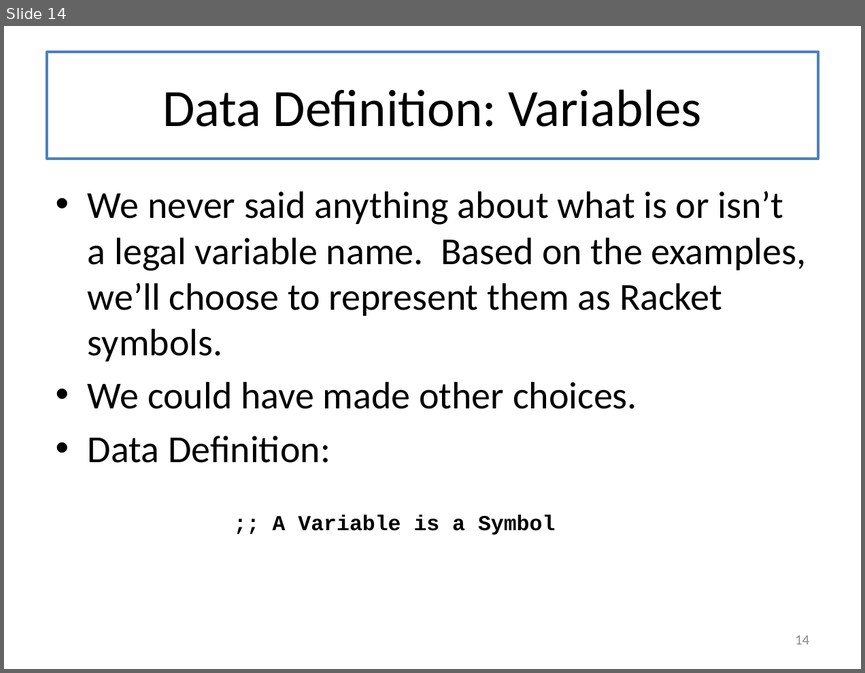
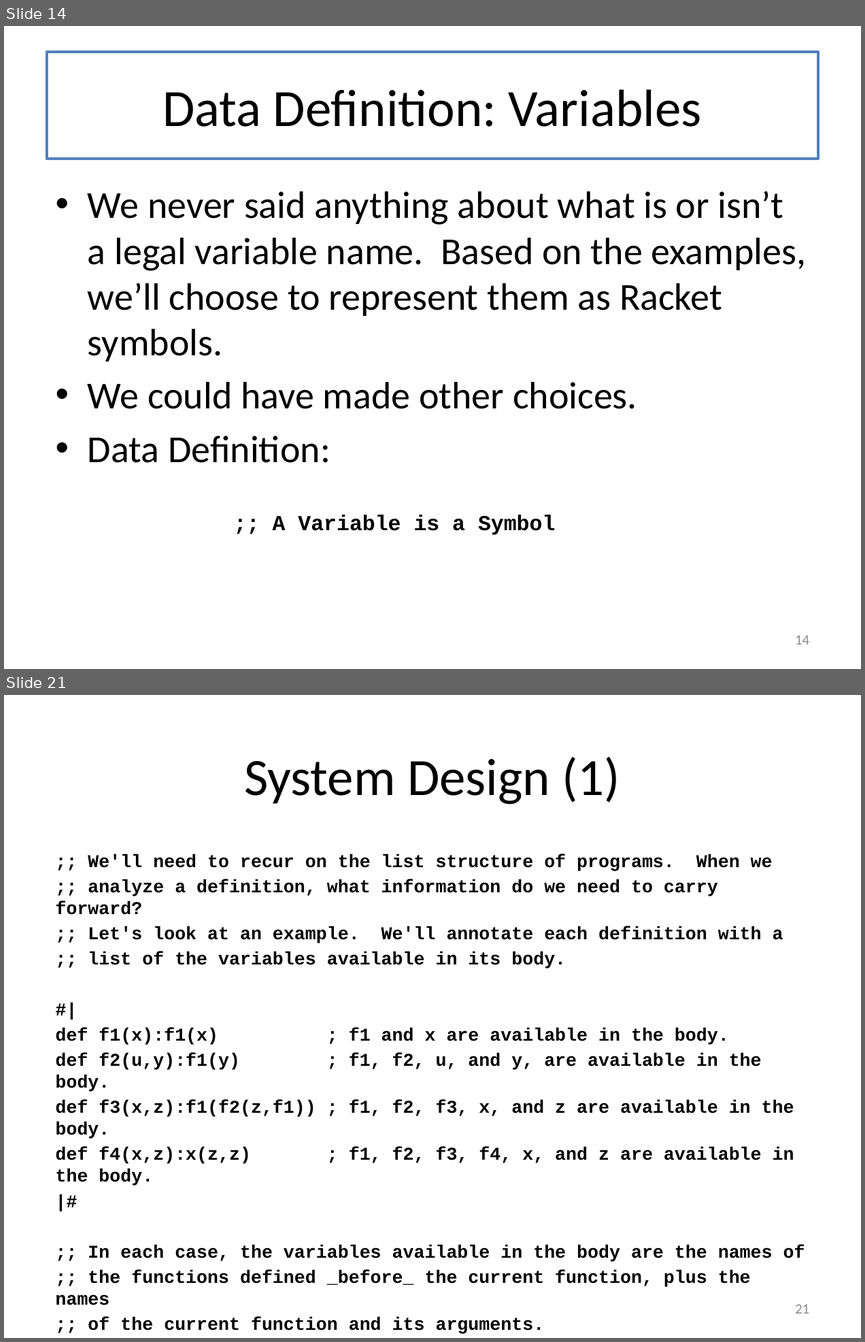
Before and after one commit to mwand/cs5010f16, a slide deck: Slides/Lesson 7.4 Case Study-- Undefined Variables.pptx. Shown one above the other, each under a label of ours: slide 14 before the commit, slides 14 and 21 after it; the slides between them are not shown. The pictures are 865x673 and 865x1342 pixels, drawn with LibreOffice and Linux fonts; fonts in the diff are those of the drawing. Boxes give left, top, right and bottom in pixels: in the first picture for what was removed or moved away, otherwise in the second. Text is boxed around its words. In the diff, an @@ line names an element or a change of style, - is before the commit and + after.

Commit message:
finished M07 GarterSnake example

```diff
--- a/Slides/Lesson 7.4 Case Study-- Undefined Variables.pptx
+++ b/Slides/Lesson 7.4 Case Study-- Undefined Variables.pptx
@@ slide 21 added at (x1=4, y1=695, x2=861, y2=1338), background #FFFFFF @@
@@ title added at (x1=47, y1=721, x2=818, y2=828), fill #FFFFFF, outline #4F81BD 2 pt, 44 pt, text #000000 @@
+System Design (1)
@@ text added at (x1=56, y1=854, x2=805, y2=1334), 15.2 pt, text #000000, bold @@
+;; We'll need to recur on the list structure of programs. When we
+;; analyze a definition, what information do we need to carry forward?
+;; Let's look at an example. We'll annotate each definition with a
+;; list of the variables available in its body.
+#|
+def f1(x):f1(x) ; f1 and x are available in the body.
+def f2(u,y):f1(y) ; f1, f2, u, and y, are available in the body.
+def f3(x,z):f1(f2(z,f1)) ; f1, f2, f3, x, and z are available in the body.
+def f4(x,z):x(z,z) ; f1, f2, f3, f4, x, and z are available in the body.
+|#
+;; In each case, the variables available in the body are the names of
+;; the functions defined _before_ the current function, plus the names
+;; of the current function and its arguments.
@@ page number added at (x1=795, y1=1304, x2=809, y2=1313), 12 pt, text #8C8C8C @@
+21
```
Also in this commit, not shown: 8 slides changed, 9 other slides added, 9 slides removed, 7 other files.
